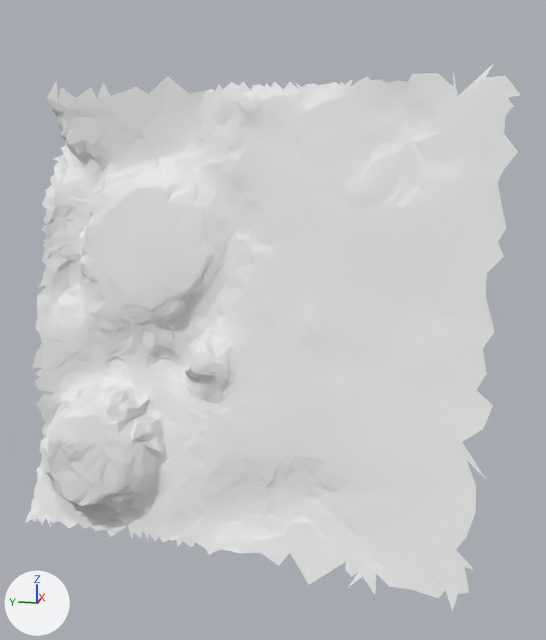
Renders of the glTF model moon small_tiles/tile_254.glb from each side of a commit.
Both versions are drawn from a 50 mm camera at (20.04, -4.45, -5.55) aimed at (27.8, -2.9, -7.49). The axes (+X, +Y, +Z) are drawn at lower left. The lights are the same throughout. The older version comes first. Vertices at exactly the same position are counted once.

Script lines for the objects in view, before the commit:
```python
me_t254 = bpy.data.meshes.new('t254')
me_t254.from_pydata(...)  # 3147 vertices, 6069 faces; spans x 26.53..29.07, y -5.29..0.06, z -10.05..-4.88
# before: 96 (26.53, -4.88, -9.91) at pixel (452, 610), 97 (26.67, -4.49, -9.82) at pixel (411, 589), 98 (26.7, -4.28, -9.84) at pixel (389, 586), 99 (26.82, -3.97, -9.78) at pixel (358, 571), 2061 (26.61, -4.81, -9.76) at pixel (445, 590)
# before: 2063 (26.6, -4.74, -9.84) at pixel (438, 598), 2064 (26.63, -4.63, -9.83) at pixel (426, 594), 2066 (26.58, -4.92, -9.76) at pixel (458, 593), 2067 (26.7, -4.63, -9.64) at pixel (427, 572), 2102 (26.77, -4.14, -9.76) at pixel (376, 573)
# before: 2109 (26.73, -4.47, -9.67) at pixel (410, 571), 3144 (26.78, -4.01, -9.81) at pixel (362, 576), 3145 (26.77, -3.86, -9.95) at pixel (347, 588), 3146 (26.69, -4.15, -9.95) at pixel (375, 595)
ob_t254 = bpy.data.objects.new('t254', me_t254)
ob_t254.location = (0.0, 0.0, 0.0)
```
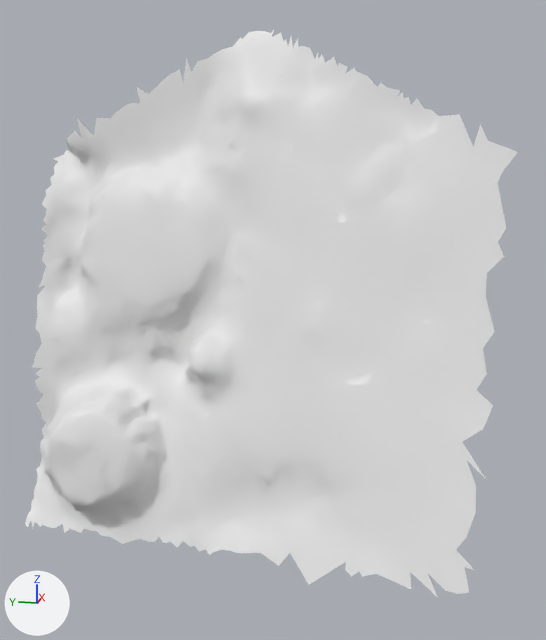
Location of each change, [x1, y1, x2, y2] in pixels of the pictures (546 x 640 px):
```json
{"object": "t254", "change": "reshaped", "before": [25, 65, 520, 611], "after": [25, 30, 518, 597]}
{"part": 1, "of": "me_t254", "change": "deleted", "before": [348, 572, 458, 611]}
{"part": 2, "of": "me_t254", "change": "reshaped", "before": [47, 65, 520, 154], "after": [168, 30, 367, 93]}
{"part": 3, "of": "me_t254", "change": "added", "after": [25, 519, 205, 552]}
```

Edits to the scene script, one JSON object a line:
```json
{"block": "me_t254", "where": "# used by ob_t254; location = (0.0, 0.0, 0.0)"}
{"block": "me_t254", "where": "# verts and faces of me_t254; kept vertices keep their numbers, new ones are numbered from 3147"}
{"op": "remove", "block": "me_t254", "code": "me_t254.from_pydata(...)  # 3147 vertices, 6069 faces; spans x 26.53..29.07, y -5.29..0.06, z -10.05..-4.88"}
{"op": "add", "block": "me_t254", "code": "me_t254.from_pydata(...)  # 3212 vertices, 6202 faces; spans x 26.57..28.97, y -5.29..0.06, z -10.08..-4.44"}
{"block": "me_t254", "change": "me_t254 part 1"}
{"op": "add", "block": "me_t254", "code": "delete_vertices([96, 98, 2064, 3145, 3146])  # with the faces that use them"}
{"op": "add", "block": "me_t254", "code": "delete_faces([(2061, 2063, 2067)])"}
{"block": "me_t254", "change": "me_t254 part 2"}
{"block": "me_t254", "change": "68 vertices are removed from x 27.82..29.07, y -5.29..0.04, z -5.71..-4.88"}
{"block": "me_t254", "change": "136 faces are deleted"}
{"block": "me_t254", "change": "122 vertices are added at x 28.27..28.71, y -3.69..-1.66, z -5.02..-4.44"}
{"block": "me_t254", "change": "6 new vertices lie (0.03, 0.04, 0.07) away from vertices in x 28.29..28.55, y -3.52..-2.69, z -5.05..-4.67"}
{"block": "me_t254", "change": "251 new faces join them"}
{"block": "me_t254", "change": "me_t254 part 3"}
{"block": "me_t254", "change": "10 vertices are added at x 27.17..27.45, y -2.2..-0.03, z -10.08..-9.97"}
{"block": "me_t254", "change": "25 new faces join them"}
```
